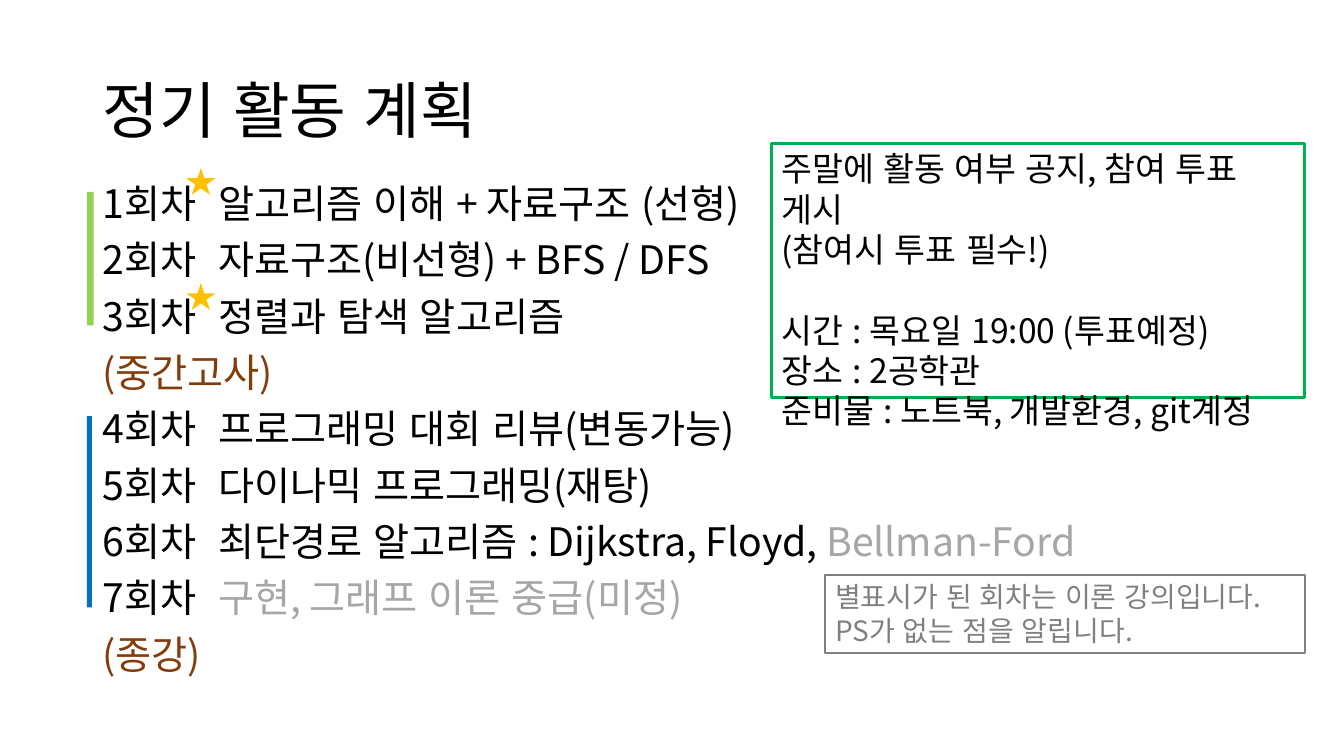
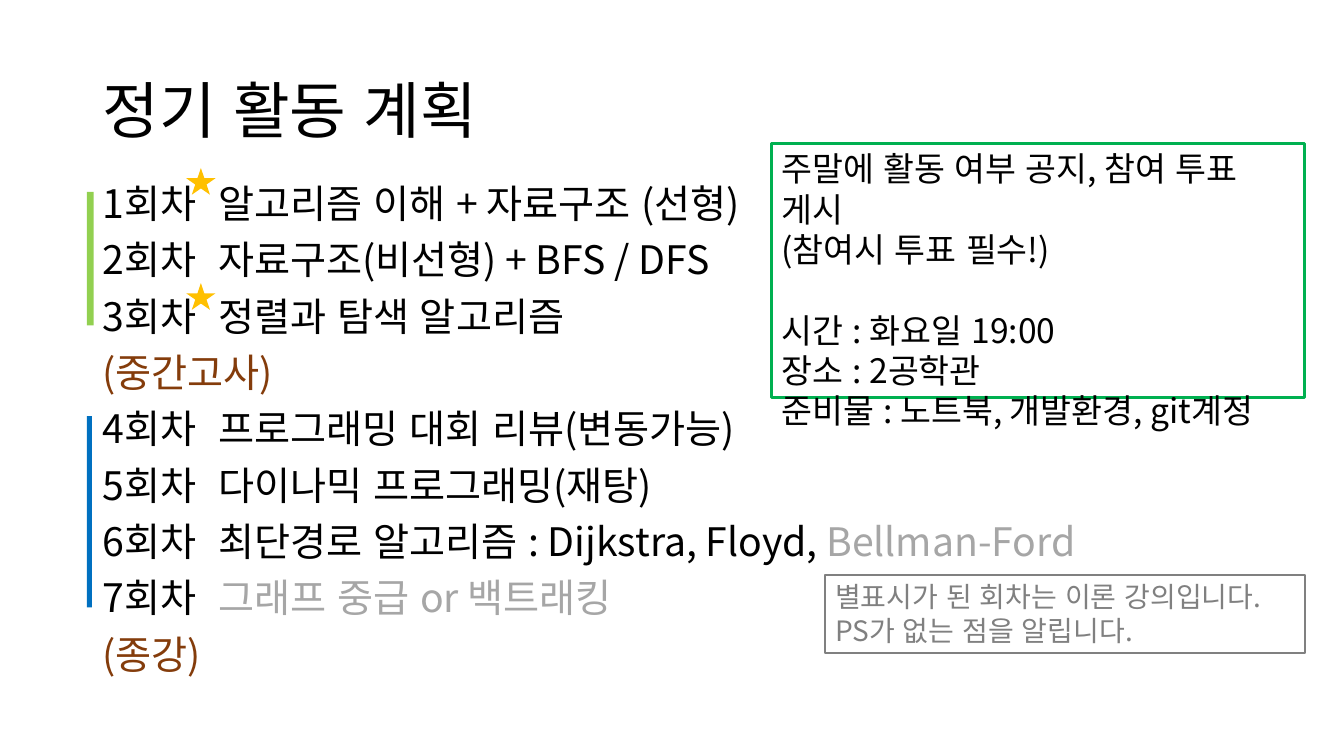
Before and after one commit to jm-kor-00/Seed_23-2nd, a slide deck: slide 4 of 2023 - 2학기 계획.pptx. Drawn at 1344x756 pixels with LibreOffice and Linux fonts; fonts in the diff are those of the drawing. Boxes give left, top, right and bottom in pixels: in the first picture for what was removed or moved away, otherwise in the second. Text is boxed around its words. In the diff, an @@ line names an element or a change of style, - is before the commit and + after.

```diff
--- a/2023 - 2학기 계획.pptx
+++ b/2023 - 2학기 계획.pptx
@@ text in rectangle at [781, 315, 1056, 346]: text changed @@
-시간 : 목요일 19:00 (투표예정)
+시간 : 화요일 19:00
@@ text at [102, 579, 612, 615]: text changed @@
-7회차 구현, 그래프 이론 중급(미정)
+7회차 그래프 중급 or 백트래킹
```
Also in this commit, not shown: 1 other file.
